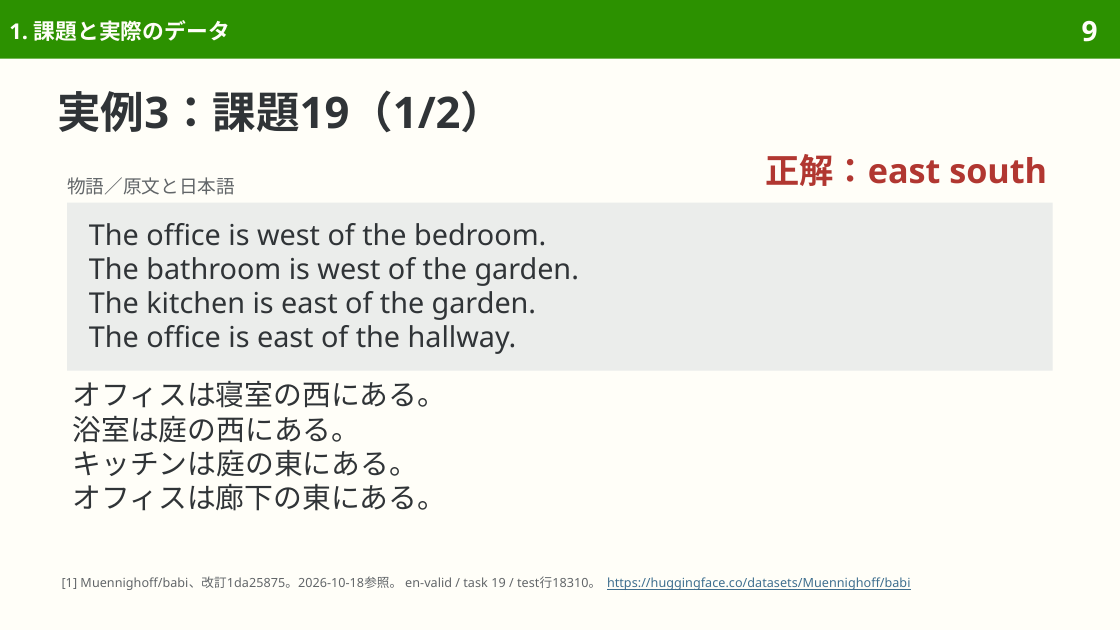
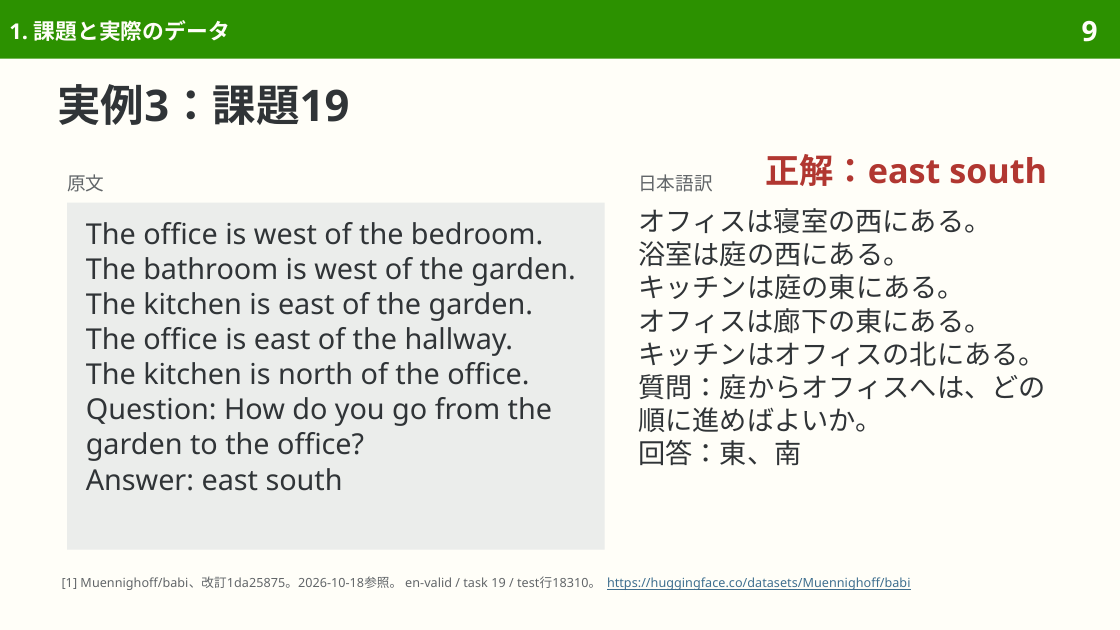
Before and after one commit to sasakiy84/datasets-in-10-minutes, a slide deck: slide 9 of slides/datasets-in-10-minutes-babi.pptx. Drawn at 1120x630 pixels with LibreOffice and Linux fonts; fonts in the diff are those of the drawing. Boxes give left, top, right and bottom in pixels: in the first picture for what was removed or moved away, otherwise in the second. Text is boxed around its words. In the diff, an @@ line names an element or a change of style, - is before the commit and + after.

```diff
--- a/slides/datasets-in-10-minutes-babi.pptx
+++ b/slides/datasets-in-10-minutes-babi.pptx
@@ title at (57,84,349,125): text changed @@
-実例3：課題19（1/2）
+実例3：課題19
@@ text "正解：east south" at (765,154,1047,186): line spacing 26.4pt to 26.8pt @@
@@ text added at (67,174,104,192), 12 pt, text #626669 @@
+原文
@@ text at (638,174,713,192): text changed @@
-物語／原文と日本語
+日本語訳
@@ rectangle "The office is west of ...": place and size @@
-rectangle "The office is west of ..." at (67,203,1053,371)
+rectangle "The office is west of ..." at (67,203,605,550)
@@ rectangle "The office is west of ..." at (67,203,605,550): vertical alignment middle to top @@
@@ text at (638,208,991,334): size 18.5 to 17.5 pt in "オフィスは寝室の西にある。", "浴室は庭の西にある。", "キッチンは庭の東にある。", "オフィスは廊下の東にある。"; line spacing 22pt to 21.4pt @@
@@ text "オフィスは寝室の西にある。": place and size @@
-text "オフィスは寝室の西にある。" at (73,381,446,511)
+text "オフィスは寝室の西にある。" at (638,208,1046,465)
@@ text in rectangle at (86,222,575,356): line spacing 22pt to 22.6pt @@
@@ text at (638,341,1046,465): paragraphs added @@
+キッチンはオフィスの北にある。
+質問：庭からオフィスへは、どの順に進めばよいか。
+回答：東、南
@@ text in rectangle at (86,362,552,491): paragraphs added @@
+The kitchen is north of the office.
+Question: How do you go from the garden to the office?
+Answer: east south
```
Also in this commit, not shown: 3 other slides changed, 2 slides removed, 9 other files.
